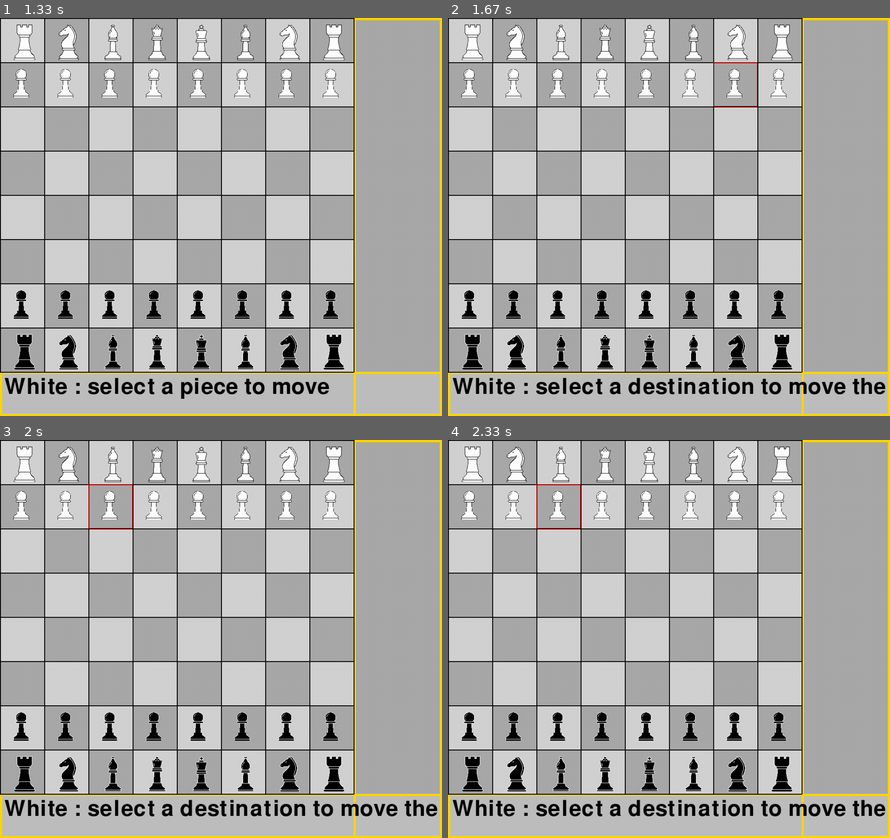
Above: before the commit, frames 1-4 (two rows, left to right).
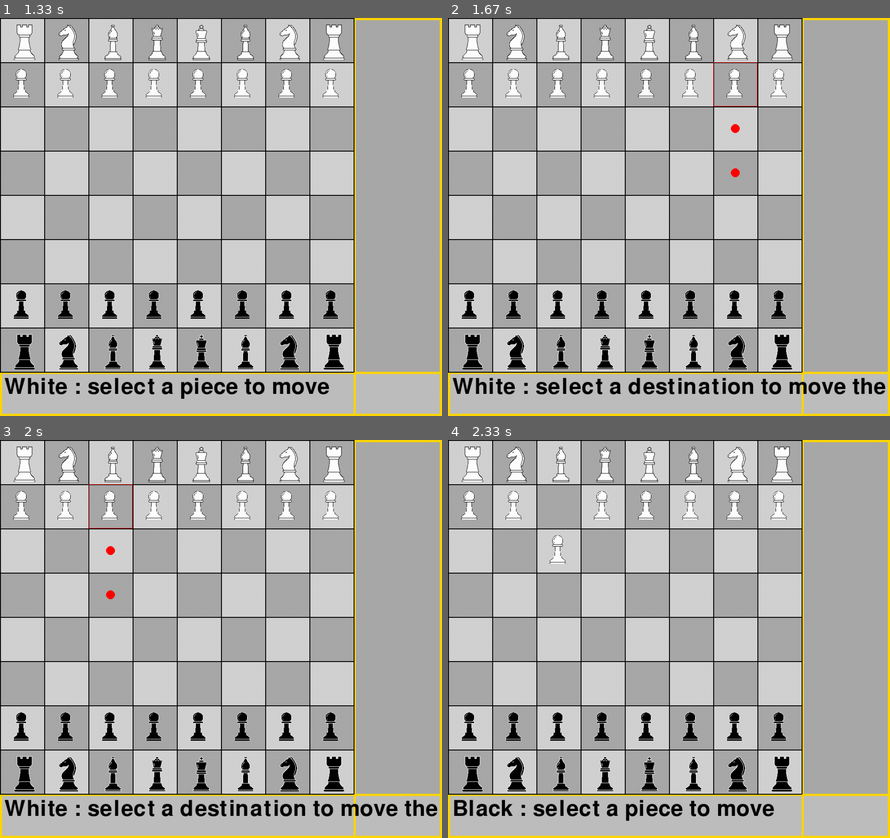
Above: after the commit, the same moments.

Repository: tarekzerroug/chessengine
Game: pygame game, started from main.py
Same seed, same stepped clock (60 frames per second), same inputs: the game is played once before the commit and once after it.
Inputs (mouse positions are in pixels of both pictures, inside the frame that each line leads up to):
- Up to frame 1 (1.33 s): no input
- Up to frame 2 (1.67 s): click (735, 77) at 1.38 s
- Up to frame 3 (2 s): click (106, 491) at 1.72 s
- Up to frame 4 (2.33 s): click (562, 559) at 2.05 s

Frame 1 is identical in both runs. In frame 2, less than 0.1% of the frame differs, in the area x 64-66%, y 26-40%; in frame 3, less than 0.1%; in frame 4, 2.3%, in the area x 1-99%, y 11-96%.

Commit message:
ajout du draw valid moves

Diff:
--- a/main.py
+++ b/main.py
@@ -120,13 +120,43 @@
         piece = pieces[i]
         if piece == 'pawn':
             moves_list = check_pawn(location, turn)
-
+        all_moves_list.append(moves_list)
     return all_moves_list
 
 def check_pawn(position , color ):
-    pass
-black_options = check_options(black_pieces, black_locations, white_locations)
-white_options = check_options(white_pieces, white_locations, black_locations)
+    moves_list = []
+    (x , y )= position
+    if color == "white" :
+        if (x, y + 1) not in white_locations and (x, y + 1) not in black_locations:
+            moves_list.append((x, y + 1))
+        if (x+1 , y + 1) in black_locations:
+            moves_list.append((x, y + 1))
+        if (x - 1, y + 1) in black_locations:
+            moves_list.append((x - 1, y + 1))
+        if y== 1 and (x, y + 2) not in white_locations and (x, y + 2) not in black_locations:
+            moves_list.append((x, y + 2))
+    else :
+        if (x, y - 1) not in white_locations and (x, y - 1) not in black_locations:
+            moves_list.append((x, y - 1))
+        if (x + 1, y - 1) in white_locations:
+            moves_list.append((x + 1, y - 1))
+        if (x - 1, y - 1) in white_locations:
+            moves_list.append((x - 1, y - 1))
+        if y == 6 and (x, y - 2) not in white_locations and (x, y - 2) not in black_locations:
+            moves_list.append((x, y - 2))
+
+    return moves_list
+
+def draw_valid_moves(moves):
+
+   for move in range(len(moves)):
+        pygame.draw.circle(screen, "red", (moves[move][0] * 100 + 50, moves[move][1] * 100 + 50), 10)
+
+
+
+
+black_options = check_options(black_pieces, black_locations, "black")
+white_options = check_options(white_pieces, white_locations, "white")
 
 run  = True
 while run:
@@ -134,6 +164,9 @@
     screen.fill("darkgray")
     draw_board()
     draw_pieces()
+    if selection !=100:
+        draw_valid_moves(valid_moves)
+
     for event in pygame.event.get():
         if event.type == pygame.QUIT:
             run = False
@@ -145,6 +178,9 @@
             if turn_step <= 1:
                 if click_coords in white_locations:
                     selection = white_locations.index(click_coords)
+                    print(white_options)
+                    valid_moves = white_options[selection] # list of valid moves for the selected piece only
+
                     if turn_step == 0:
                         turn_step = 1
                 if click_coords in valid_moves and selection != 100:
@@ -154,9 +190,9 @@
                         captured_pieces_white.append(black_pieces[black_piece])
                         black_pieces.pop(black_piece)
                         black_locations.pop(black_piece)
-                    turn_step = 0
-                    black_options = check_options(black_pieces, black_locations, white_locations)
-                    white_options = check_options(white_pieces, white_locations, black_locations)
+                    turn_step = 2
+                    black_options = check_options(black_pieces, black_locations, "black")
+                    white_options = check_options(white_pieces, white_locations, "white")
                     selection = 100
                     valid_moves = []
                 if turn_step > 1:
@@ -171,9 +207,9 @@
                             captured_pieces_black.append(white_pieces[white_piece])
                             white_pieces.pop(white_piece)
                             white_locations.pop(white_piece)
-                        turn_step = 2
-                        black_options = check_options(black_pieces, black_locations, white_locations)
-                        white_options = check_options(white_pieces, white_locations, black_locations)
+                        turn_step = 0
+                        black_options = check_options(black_pieces, black_locations, "black")
+                        white_options = check_options(white_pieces, white_locations, "white")
                         turbn_step = 0
                         selection = 100
                         valid_moves = []
